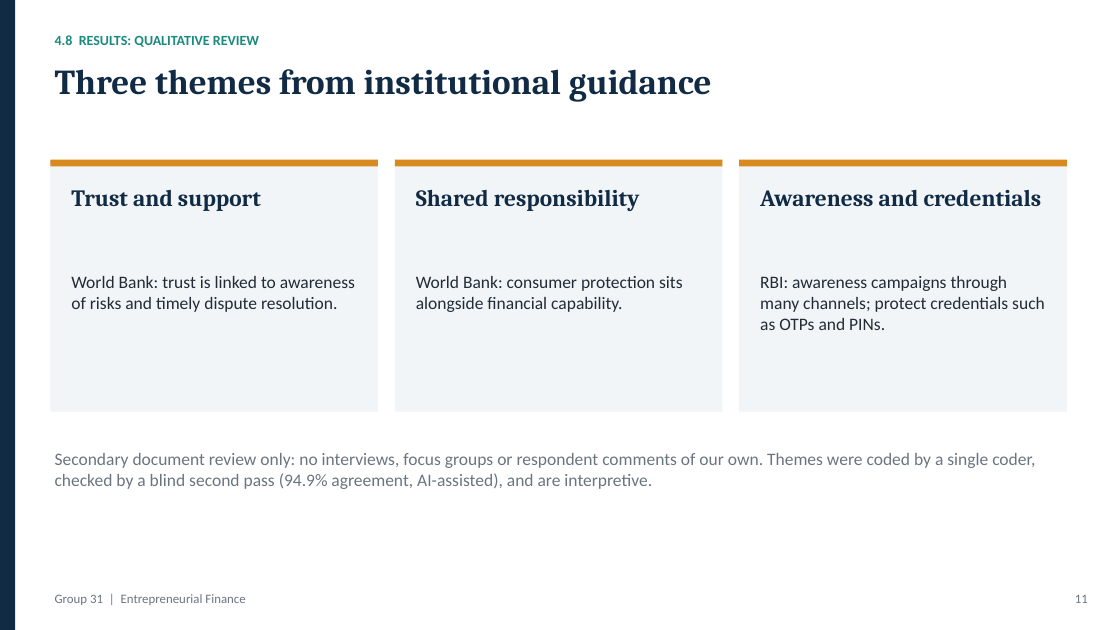
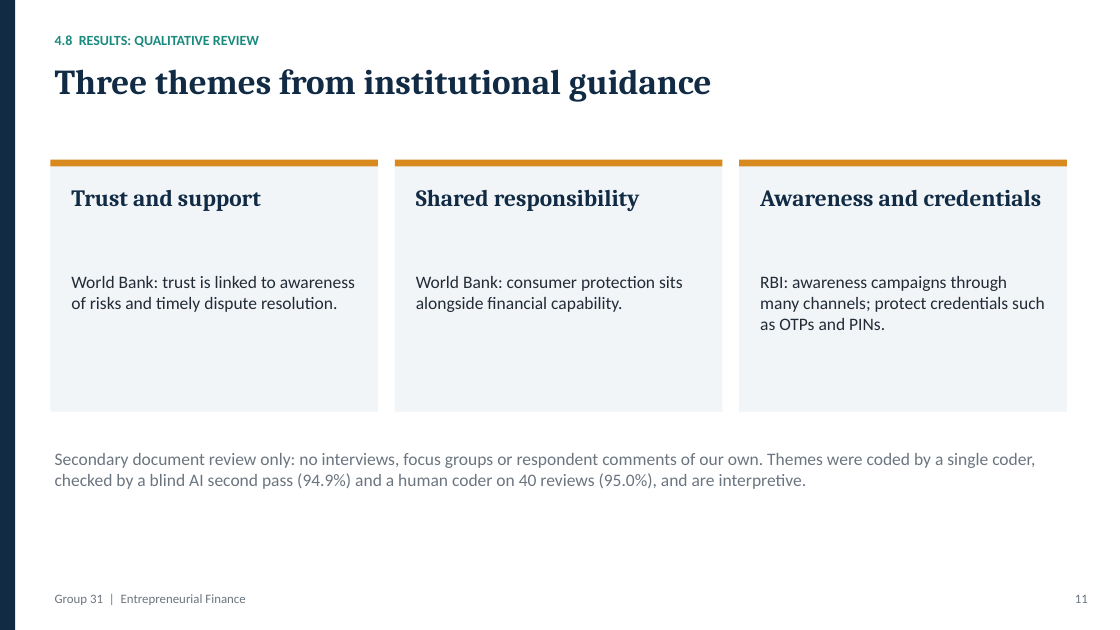
Before and after one commit to sahsudhanshu/EF, a slide deck: slide 11 of Group_31/slides/Group_31_Presentation_Final.pptx. Drawn at 1120x630 pixels with LibreOffice and Linux fonts; fonts in the diff are those of the drawing. Boxes give left, top, right and bottom in pixels: in the first picture for what was removed or moved away, otherwise in the second. Text is boxed around its words. In the diff, an @@ line names an element or a change of style, - is before the commit and + after.

```diff
--- a/Group_31/slides/Group_31_Presentation_Final.pptx
+++ b/Group_31/slides/Group_31_Presentation_Final.pptx
@@ text at [55,453,1035,489]: text changed @@
-Secondary document review only: no interviews, focus groups or respondent comments of our own. Themes were coded by a single coder, checked by a blind second pass (94.9% agreement, AI-assisted), and are interpretive.
+Secondary document review only: no interviews, focus groups or respondent comments of our own. Themes were coded by a single coder, checked by a blind AI second pass (94.9%) and a human coder on 40 reviews (95.0%), and are interpretive.
```
Also in this commit, not shown: 1 other slide changed, 14 other files.
